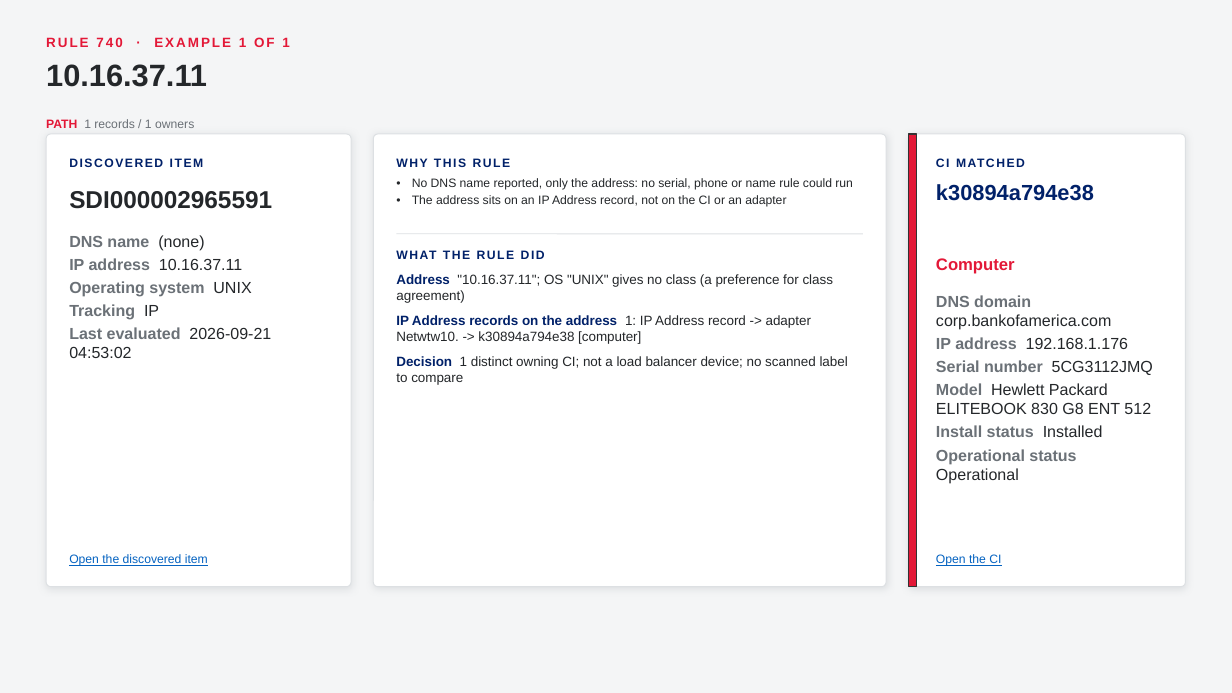
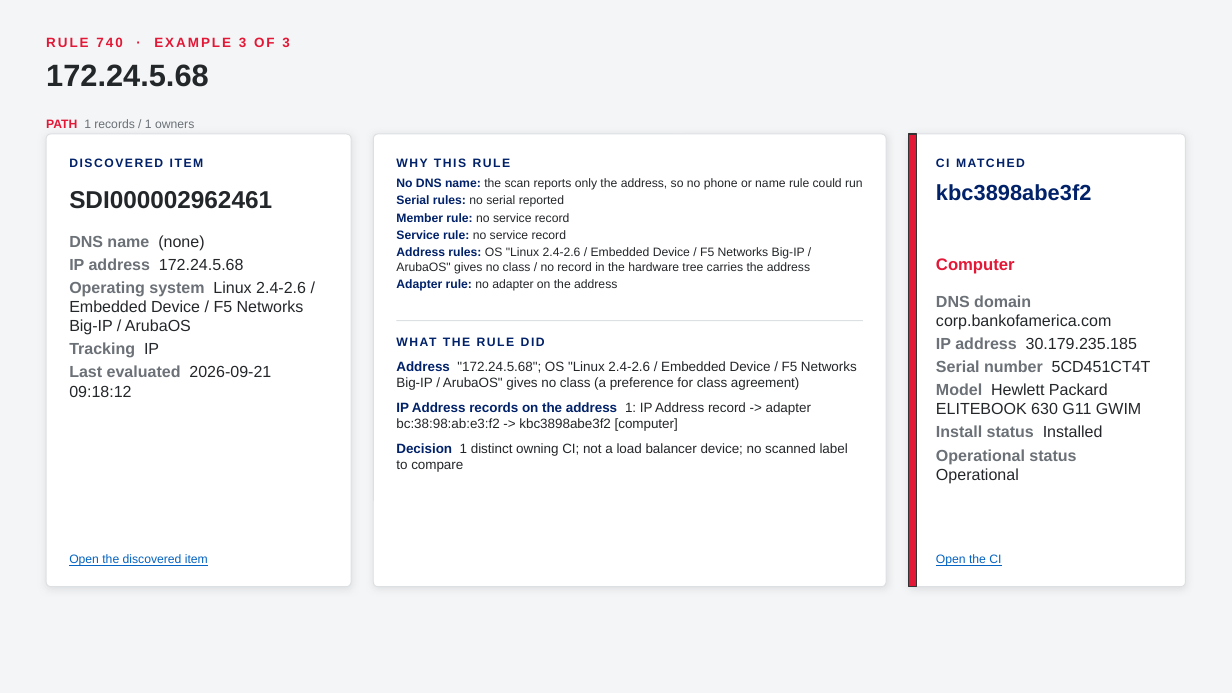
Before and after one commit to singhmihir/py, a slide deck: slide 82 of stories/qualys-ci-lookup-rules/Qualys CI Lookup Rules - CMDB Team Demo.pptx (slide 80 before the commit). Drawn at 1232x693 pixels with LibreOffice and Linux fonts; fonts in the diff are those of the drawing. Boxes give left, top, right and bottom in pixels: in the first picture for what was removed or moved away, otherwise in the second. Text is boxed around its words. In the diff, an @@ line names an element or a change of style, - is before the commit and + after.

```diff
--- a/stories/qualys-ci-lookup-rules/Qualys CI Lookup Rules - CMDB Team Demo.pptx
+++ b/stories/qualys-ci-lookup-rules/Qualys CI Lookup Rules - CMDB Team Demo.pptx
@@ text at box(46, 37, 289, 47): text changed @@
-RULE 740 · EXAMPLE 1 OF 1
+RULE 740 · EXAMPLE 3 OF 3
@@ text at box(46, 64, 209, 87): text changed @@
-10.16.37.11
+172.24.5.68
@@ text at box(396, 178, 863, 291): text changed @@
-• No DNS name reported, only the address: no serial, phone or name rule could run
-• The address sits on an IP Address record, not on the CI or an adapter
+• No DNS name: the scan reports only the address, so no phone or name rule could run
+• Serial rules: no serial reported
+• Member rule: no service record
+• Service rule: no service record
+• Address rules: OS "Linux 2.4-2.6 / Embedded Device / F5 Networks Big-IP / ArubaOS" gives no class / no record in the hardware tree carries the address
+• Adapter rule: no adapter on the address
@@ text at box(69, 191, 272, 209): text changed @@
-SDI000002965591
+SDI000002962461
@@ text at box(936, 184, 1091, 201): text changed @@
-k30894a794e38
+kbc3898abe3f2
@@ text at box(69, 258, 306, 335): text changed; text colour #6B7177 to #24272A; bold off @@
-IP address 10.16.37.11
-Operating system UNIX
+IP address 172.24.5.68
+Operating system Linux 2.4-2.6 / Embedded Device / F5 Networks Big-IP / ArubaOS
@@ line moved from (396, 234) - (863, 234) to (396, 321) - (863, 321) @@
@@ text "WHAT THE RULE DID": place and size @@
-text "WHAT THE RULE DID" at box(396, 243, 863, 267)
+text "WHAT THE RULE DID" at box(396, 330, 863, 354)
@@ text "Address "172.24.5.68"; OS "Linux 2.4-2.6 ...": place and size @@
-text "Address "172.24.5.68"; OS "Linux 2.4-2.6 ..." at box(396, 274, 848, 385)
+text "Address "172.24.5.68"; OS "Linux 2.4-2.6 ..." at box(396, 361, 857, 472)
@@ text at box(936, 337, 1151, 414): text changed @@
-IP address 192.168.1.176
-Serial number 5CG3112JMQ
-Model Hewlett Packard ELITEBOOK 830 G8 ENT 512
+IP address 30.179.235.185
+Serial number 5CD451CT4T
+Model Hewlett Packard ELITEBOOK 630 G11 GWIM
@@ text at box(69, 365, 271, 397): text changed @@
-Last evaluated 2026-09-21 04:53:02
+Last evaluated 2026-09-21 09:18:12
@@ text at box(396, 361, 857, 431): text changed @@
-1. Address "10.16.37.11"; OS "UNIX" gives no class (a preference for class agreement)
-2. IP Address records on the address 1: IP Address record -> adapter Netwtw10. -> k30894a794e38 [computer]
+1. Address "172.24.5.68"; OS "Linux 2.4-2.6 / Embedded Device / F5 Networks Big-IP / ArubaOS" gives no class (a preference for class agreement)
+2. IP Address records on the address 1: IP Address record -> adapter bc:38:98:ab:e3:f2 -> kbc3898abe3f2 [computer]
```
Also in this commit, not shown: 13 other slides changed, 2 slides added, 5 other files.
